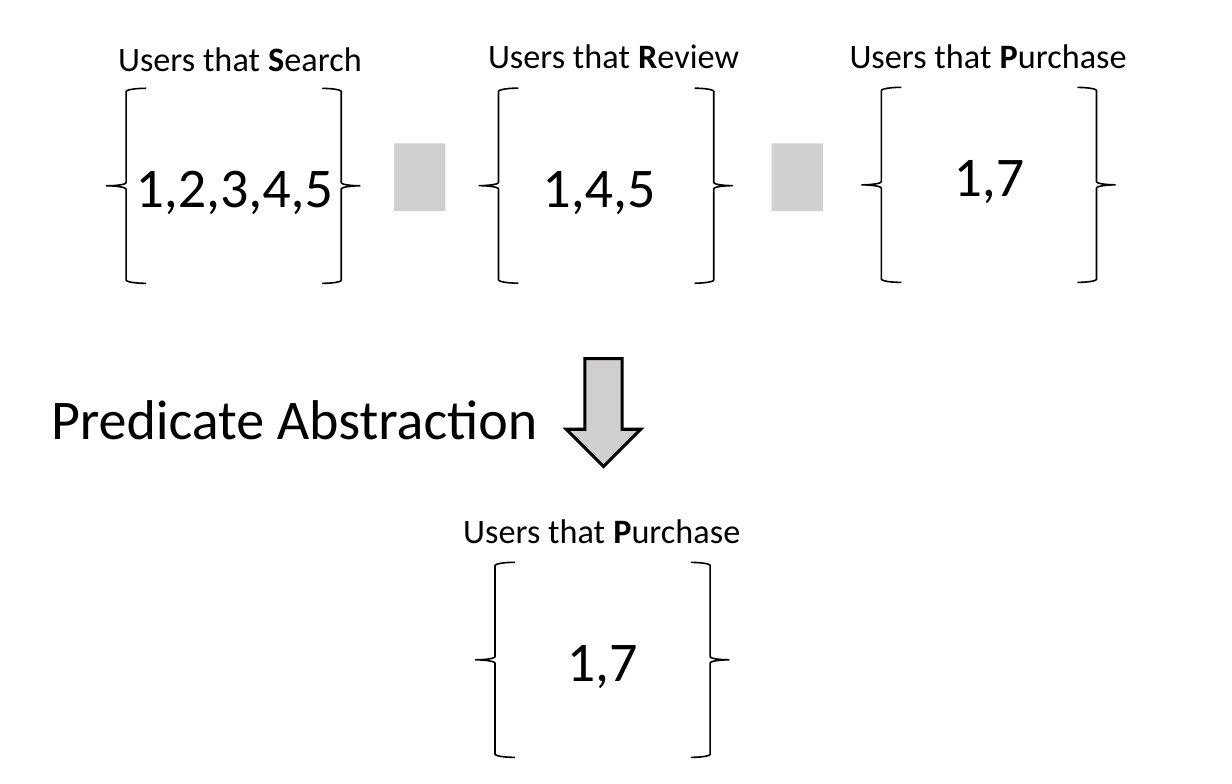
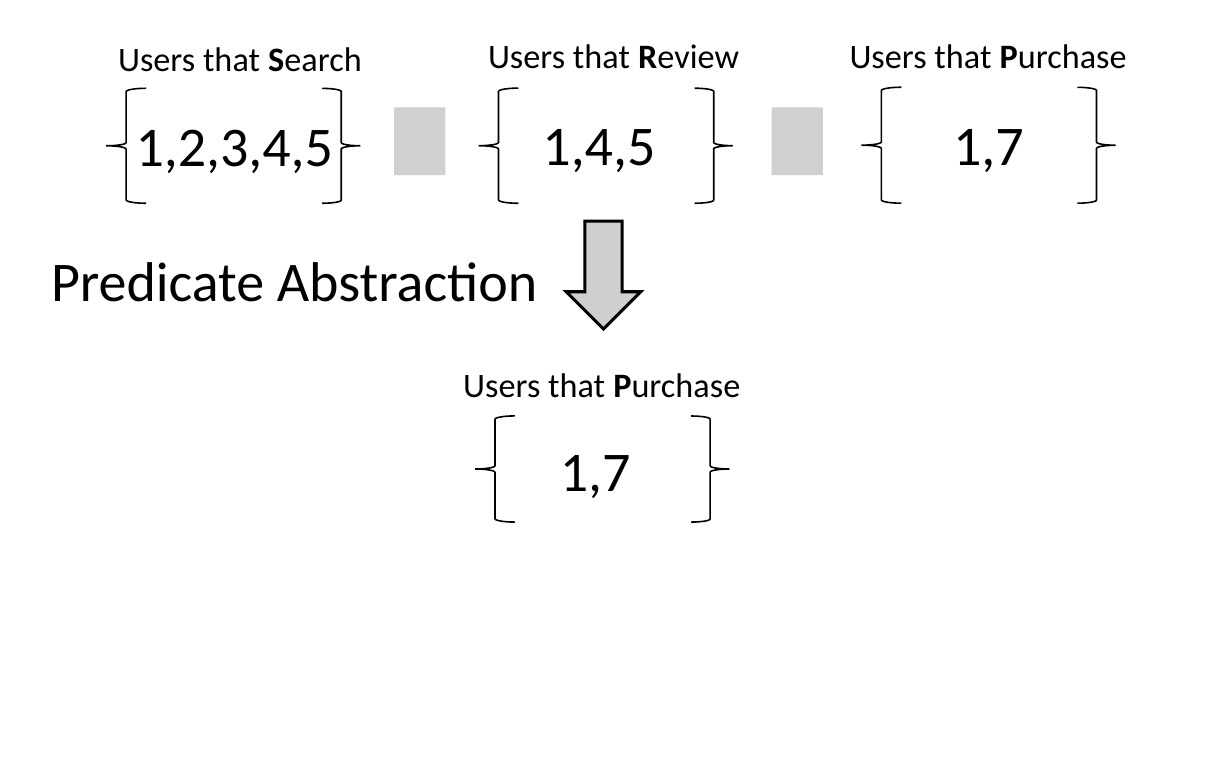
Before and after one commit to daniellupei/abstract_pattern_matching, a slide deck: slide 2 of graphs/motivation.pptx. Drawn at 1232x784 pixels with LibreOffice and Linux fonts; fonts in the diff are those of the drawing; grey boxes stand for pictures. Boxes give left, top, right and bottom in pixels: in the first picture for what was removed or moved away, otherwise in the second. Text is boxed around its words. In the diff, an @@ line names an element or a change of style, - is before the commit and + after.

```diff
--- a/graphs/motivation.pptx
+++ b/graphs/motivation.pptx
@@ left brace: place and size @@
-left brace at <box>105,87,146,282</box>
+left brace at <box>105,87,146,202</box>
@@ right brace: place and size @@
-right brace at <box>323,87,361,282</box>
+right brace at <box>323,87,361,202</box>
@@ left brace: place and size @@
-left brace at <box>479,87,520,282</box>
+left brace at <box>479,87,520,202</box>
@@ right brace: place and size @@
-right brace at <box>694,87,732,282</box>
+right brace at <box>694,87,732,202</box>
@@ left brace: place and size @@
-left brace at <box>862,87,903,282</box>
+left brace at <box>862,87,903,204</box>
@@ right brace: place and size @@
-right brace at <box>1077,87,1116,282</box>
+right brace at <box>1077,87,1116,204</box>
@@ text "1,2,3,4,5": place and size @@
-text "1,2,3,4,5" at <box>136,170,333,214</box>
+text "1,2,3,4,5" at <box>136,129,333,173</box>
@@ picture: place and size @@
-picture at <box>394,143,446,211</box>
+picture at <box>394,108,446,175</box>
@@ text "1,4,5": place and size @@
-text "1,4,5" at <box>542,171,655,214</box>
+text "1,4,5" at <box>542,129,655,172</box>
@@ picture: place and size @@
-picture at <box>771,143,822,211</box>
+picture at <box>771,108,822,175</box>
@@ text "1,7": place and size @@
-text "1,7" at <box>954,160,1025,203</box>
+text "1,7" at <box>953,129,1024,172</box>
@@ text "Predicate Abstraction": place and size @@
-text "Predicate Abstraction" at <box>51,400,537,440</box>
+text "Predicate Abstraction" at <box>51,262,537,302</box>
@@ right arrow: place and size @@
-right arrow at <box>566,360,640,467</box>
+right arrow at <box>566,221,640,328</box>
@@ text "Users that Purchase": place and size @@
-text "Users that Purchase" at <box>463,519,740,544</box>
+text "Users that Purchase" at <box>463,373,740,398</box>
@@ left brace: place and size @@
-left brace at <box>475,562,515,757</box>
+left brace at <box>475,417,515,522</box>
@@ right brace: place and size @@
-right brace at <box>692,562,730,757</box>
+right brace at <box>692,417,730,522</box>
@@ text "1,7": place and size @@
-text "1,7" at <box>567,645,638,688</box>
+text "1,7" at <box>560,455,631,498</box>
```
Also in this commit, not shown: 7 other files.
